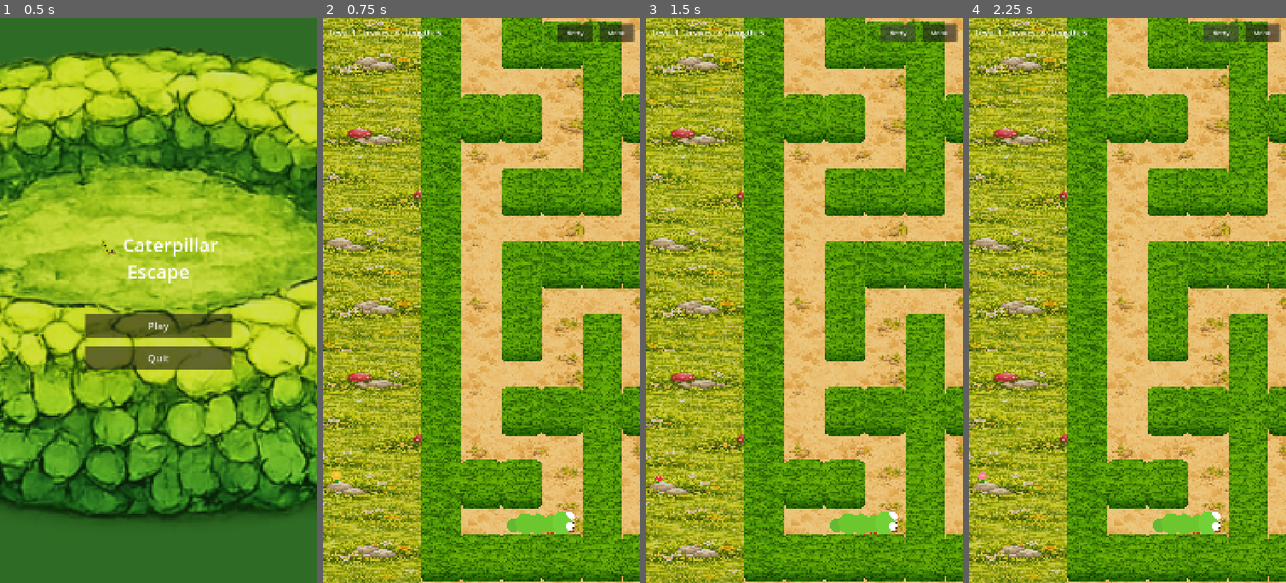
Above: before the commit, frames 1-4 (left to right).
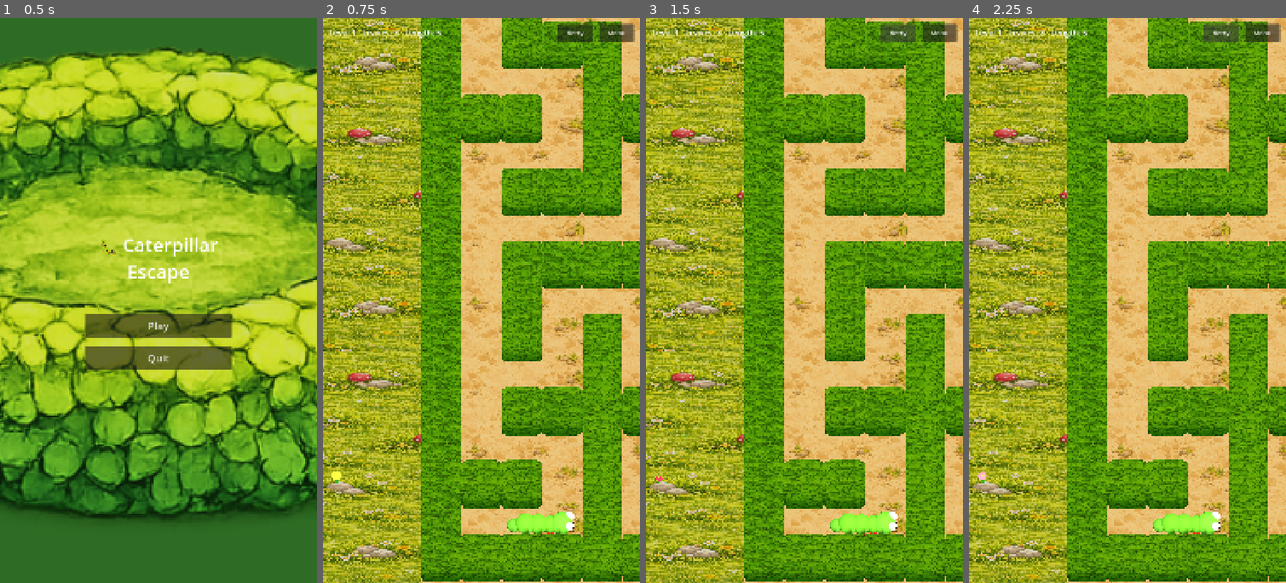
Above: after the commit, the same moments.

Repository: blago83/CaterpillarEscapeGame
Game: Godot game, scene res://scenes/MainMenu.tscn
Same seed, same stepped clock (60 frames per second), same inputs: the game is played once before the commit and once after it.
Inputs:
- Up to frame 1 (0.5 s): no input
- Up to frame 2 (0.75 s): click "Play" at 0.5 s
- Up to frame 3 (1.5 s): click "Retry" at 1.25 s
- Up to frame 4 (2.25 s): click "Retry" at 2 s

Frame 1 is identical in both runs. In frame 2, 0.6% of the frame differs, in the area x 2-79%, y 72-92%; in frame 3, 0.6%; in frame 4, 0.6%.

Commit message:
Re-add shadow effects: directional light, shaded materials for depth
- Add directional light at (-70, 30) with shadows for 3D depth
- Restore shaded materials on caterpillar, decorations, spider, leaf, portal
- Re-enable shadow casting on bush multimesh
- Keep bushes and ground unshaded (orthographic camera ensures uniform look)
- Darken bush colors for richer appearance
- Start caterpillar with 5 segments (head + 3 body + tail)

Diff:
--- a/scripts/exit_portal_3d.gd
+++ b/scripts/exit_portal_3d.gd
@@ -15,7 +15,6 @@
 	torus.outer_radius = 0.4
 	_ring.mesh = torus
 	_ring_mat = StandardMaterial3D.new()
-	_ring_mat.shading_mode = BaseMaterial3D.SHADING_MODE_UNSHADED
 	_ring_mat.albedo_color = Color(0.5, 0.35, 0.6)
 	_ring.material_override = _ring_mat
 	_ring.position.y = 0.05
@@ -30,7 +29,6 @@
 	cyl.height = 0.02
 	_glow.mesh = cyl
 	_glow_mat = StandardMaterial3D.new()
-	_glow_mat.shading_mode = BaseMaterial3D.SHADING_MODE_UNSHADED
 	_glow_mat.albedo_color = Color(0.7, 0.5, 0.9, 0.5)
 	_glow_mat.transparency = BaseMaterial3D.TRANSPARENCY_ALPHA
 	_glow_mat.emission_enabled = true
--- a/scripts/leaf_3d.gd
+++ b/scripts/leaf_3d.gd
@@ -11,7 +11,6 @@
 	sphere.height = 0.35
 	_mesh.mesh = sphere
 	var mat := StandardMaterial3D.new()
-	mat.shading_mode = BaseMaterial3D.SHADING_MODE_UNSHADED
 	mat.albedo_color = Color(0.2, 0.72, 0.15)
 	mat.emission_enabled = true
 	mat.emission = Color(0.1, 0.3, 0.05)
--- a/scripts/level_3d.gd
+++ b/scripts/level_3d.gd
@@ -264,17 +264,24 @@
 		_ground_mat.texture_filter = BaseMaterial3D.TEXTURE_FILTER_LINEAR_WITH_MIPMAPS_ANISOTROPIC
 
 func _setup_lighting() -> void:
-	# No directional light – bushes and ground are unshaded, so it only
-	# caused uneven brightness across the screen via shadow cascades.
-
-	# World environment – ambient-only lighting for decorations & caterpillar
+	# Directional light – slightly angled for soft shadows and depth
+	var light := DirectionalLight3D.new()
+	light.rotation_degrees = Vector3(-70, 30, 0)
+	light.shadow_enabled = true
+	light.light_energy = 0.8
+	light.light_color = Color(1.0, 0.98, 0.92)
+	light.directional_shadow_max_distance = 60.0
+	light.directional_shadow_mode = DirectionalLight3D.SHADOW_PARALLEL_2_SPLITS
+	add_child(light)
+
+	# World environment
 	var world_env := WorldEnvironment.new()
 	var env := Environment.new()
 	env.background_mode = Environment.BG_COLOR
 	env.background_color = Color(0.12, 0.18, 0.08)
 	env.ambient_light_source = Environment.AMBIENT_SOURCE_COLOR
-	env.ambient_light_color = Color(0.85, 0.85, 0.80)
-	env.ambient_light_energy = 1.0
+	env.ambient_light_color = Color(0.75, 0.75, 0.70)
+	env.ambient_light_energy = 0.6
 	world_env.environment = env
 	add_child(world_env)
 
@@ -465,7 +472,6 @@
 	stem_inst.mesh = stem_mesh
 	var stem_mat := StandardMaterial3D.new()
 	stem_mat.albedo_color = Color(0.2, 0.55, 0.15)
-	stem_mat.shading_mode = BaseMaterial3D.SHADING_MODE_UNSHADED
 	stem_inst.material_override = stem_mat
 	stem_inst.position.y = 0.15
 	stem_inst.cast_shadow = GeometryInstance3D.SHADOW_CASTING_SETTING_OFF
@@ -479,7 +485,6 @@
 	var petal_mat := StandardMaterial3D.new()
 	var petal_colors := [Color(0.9, 0.2, 0.3), Color(0.95, 0.75, 0.2), Color(0.7, 0.3, 0.8), Color(1.0, 0.5, 0.6), Color(0.3, 0.55, 0.95)]
 	petal_mat.albedo_color = petal_colors[randi() % petal_colors.size()]
-	petal_mat.shading_mode = BaseMaterial3D.SHADING_MODE_UNSHADED
 	petal_inst.material_override = petal_mat
 	petal_inst.position.y = 0.32
 	petal_inst.cast_shadow = GeometryInstance3D.SHADOW_CASTING_SETTING_OFF
@@ -492,7 +497,6 @@
 	center_inst.mesh = center_mesh
 	var center_mat := StandardMaterial3D.new()
 	center_mat.albedo_color = Color(0.95, 0.85, 0.2)
-	center_mat.shading_mode = BaseMaterial3D.SHADING_MODE_UNSHADED
 	center_inst.material_override = center_mat
 	center_inst.position.y = 0.35
 	center_inst.cast_shadow = GeometryInstance3D.SHADOW_CASTING_SETTING_OFF
@@ -514,7 +518,6 @@
 	stem_inst.mesh = stem_mesh
 	var stem_mat := StandardMaterial3D.new()
 	stem_mat.albedo_color = Color(0.9, 0.88, 0.78)
-	stem_mat.shading_mode = BaseMaterial3D.SHADING_MODE_UNSHADED
 	stem_inst.material_override = stem_mat
 	stem_inst.position.y = 0.09
 	stem_inst.cast_shadow = GeometryInstance3D.SHADOW_CASTING_SETTING_OFF
@@ -528,7 +531,6 @@
 	var cap_mat := StandardMaterial3D.new()
 	var cap_colors := [Color(0.8, 0.15, 0.12), Color(0.85, 0.55, 0.15), Color(0.6, 0.35, 0.2)]
 	cap_mat.albedo_color = cap_colors[randi() % cap_colors.size()]
-	cap_mat.shading_mode = BaseMaterial3D.SHADING_MODE_UNSHADED
 	cap_inst.material_override = cap_mat
 	cap_inst.position.y = 0.2
 	cap_inst.cast_shadow = GeometryInstance3D.SHADOW_CASTING_SETTING_OFF
@@ -551,7 +553,7 @@
 	var rock_mat := StandardMaterial3D.new()
 	var grey := randf_range(0.35, 0.6)
 	rock_mat.albedo_color = Color(grey, grey * 0.95, grey * 0.9)
-	rock_mat.shading_mode = BaseMaterial3D.SHADING_MODE_UNSHADED
+	rock_mat.roughness = 0.95
 	rock_inst.material_override = rock_mat
 	rock_inst.position.y = ry * 0.5
 	rock_inst.cast_shadow = GeometryInstance3D.SHADOW_CASTING_SETTING_OFF
@@ -567,7 +569,6 @@
 	var blade_count := randi_range(3, 6)
 	var mat := StandardMaterial3D.new()
 	mat.albedo_color = Color(randf_range(0.25, 0.45), randf_range(0.55, 0.75), randf_range(0.1, 0.2))
-	mat.shading_mode = BaseMaterial3D.SHADING_MODE_UNSHADED
 	mat.cull_mode = BaseMaterial3D.CULL_DISABLED
 	for i in blade_count:
 		var blade := MeshInstance3D.new()
@@ -626,7 +627,7 @@
 	var mm_inst := MultiMeshInstance3D.new()
 	mm_inst.multimesh = mm
 	mm_inst.material_override = _wall_mat
-	mm_inst.cast_shadow = GeometryInstance3D.SHADOW_CASTING_SETTING_OFF
+	mm_inst.cast_shadow = GeometryInstance3D.SHADOW_CASTING_SETTING_ON
 	maze_layer.add_child(mm_inst)
 
 func _make_leaf(cell: Vector2i) -> void:
--- a/scripts/segment_3d.gd
+++ b/scripts/segment_3d.gd
@@ -15,7 +15,8 @@
 
 	_mesh = MeshInstance3D.new()
 	_mat = StandardMaterial3D.new()
-	_mat.shading_mode = BaseMaterial3D.SHADING_MODE_UNSHADED
+	_mat.specular = 0.2
+	_mat.roughness = 0.85
 
 	var radius: float
 	match seg_type:
@@ -38,7 +39,7 @@
 	_mesh.material_override = _mat
 	_mesh.position.y = radius
 	_base_mesh_y = radius
-	_mesh.cast_shadow = GeometryInstance3D.SHADOW_CASTING_SETTING_OFF
+	_mesh.cast_shadow = GeometryInstance3D.SHADOW_CASTING_SETTING_ON
 	add_child(_mesh)
 
 	if seg_type == "head":
@@ -50,10 +51,8 @@
 
 func _add_eyes(head_radius: float) -> void:
 	var eye_white_mat := StandardMaterial3D.new()
-	eye_white_mat.shading_mode = BaseMaterial3D.SHADING_MODE_UNSHADED
 	eye_white_mat.albedo_color = Color(1, 1, 1)
 	var pupil_mat := StandardMaterial3D.new()
-	pupil_mat.shading_mode = BaseMaterial3D.SHADING_MODE_UNSHADED
 	pupil_mat.albedo_color = Color(0.05, 0.05, 0.05)
 
 	for side in [-1.0, 1.0]:
@@ -90,7 +89,6 @@
 func _add_mouth(head_radius: float) -> void:
 	# Simple smiling mouth – a small dark torus-like shape using a flattened sphere
 	var mouth_mat := StandardMaterial3D.new()
-	mouth_mat.shading_mode = BaseMaterial3D.SHADING_MODE_UNSHADED
 	mouth_mat.albedo_color = Color(0.15, 0.08, 0.05)
 	var mouth := MeshInstance3D.new()
 	var mouth_s := SphereMesh.new()
@@ -104,10 +102,8 @@
 
 func _add_shoes(seg_radius: float, is_small: bool) -> void:
 	var shoe_mat := StandardMaterial3D.new()
-	shoe_mat.shading_mode = BaseMaterial3D.SHADING_MODE_UNSHADED
 	shoe_mat.albedo_color = Color(0.85, 0.15, 0.1)  # Red shoes
 	var sole_mat := StandardMaterial3D.new()
-	sole_mat.shading_mode = BaseMaterial3D.SHADING_MODE_UNSHADED
 	sole_mat.albedo_color = Color(0.95, 0.85, 0.5)  # Yellow-ish sole
 
 	var shoe_w := 0.08 if is_small else 0.1
--- a/scripts/spider_3d.gd
+++ b/scripts/spider_3d.gd
@@ -9,7 +9,6 @@
 	body_sphere.height = 0.45
 	body.mesh = body_sphere
 	var body_mat := StandardMaterial3D.new()
-	body_mat.shading_mode = BaseMaterial3D.SHADING_MODE_UNSHADED
 	body_mat.albedo_color = Color(0.15, 0.12, 0.12)
 	body.material_override = body_mat
 	body.position.y = 0.22
@@ -23,7 +22,6 @@
 	head_sphere.height = 0.28
 	head.mesh = head_sphere
 	var head_mat := StandardMaterial3D.new()
-	head_mat.shading_mode = BaseMaterial3D.SHADING_MODE_UNSHADED
 	head_mat.albedo_color = Color(0.2, 0.15, 0.15)
 	head.material_override = head_mat
 	head.position = Vector3(0, 0.32, -0.22)
@@ -32,7 +30,6 @@
 
 	# Red eyes
 	var eye_mat := StandardMaterial3D.new()
-	eye_mat.shading_mode = BaseMaterial3D.SHADING_MODE_UNSHADED
 	eye_mat.albedo_color = Color(0.9, 0.1, 0.1)
 	eye_mat.emission_enabled = true
 	eye_mat.emission = Color(0.9, 0.1, 0.1)
@@ -49,7 +46,6 @@
 
 	# Legs
 	var leg_mat := StandardMaterial3D.new()
-	leg_mat.shading_mode = BaseMaterial3D.SHADING_MODE_UNSHADED
 	leg_mat.albedo_color = Color(0.12, 0.1, 0.1)
 	for side in [-1.0, 1.0]:
 		for i in range(4):
